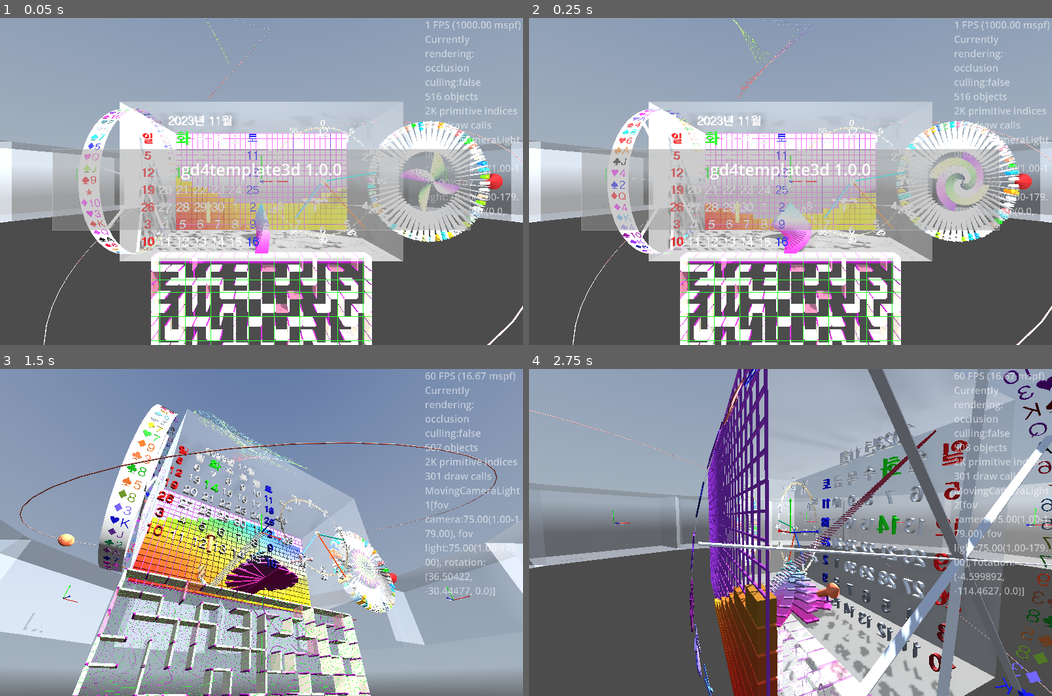
Above: before the commit, frames 1-4 (two rows, left to right).
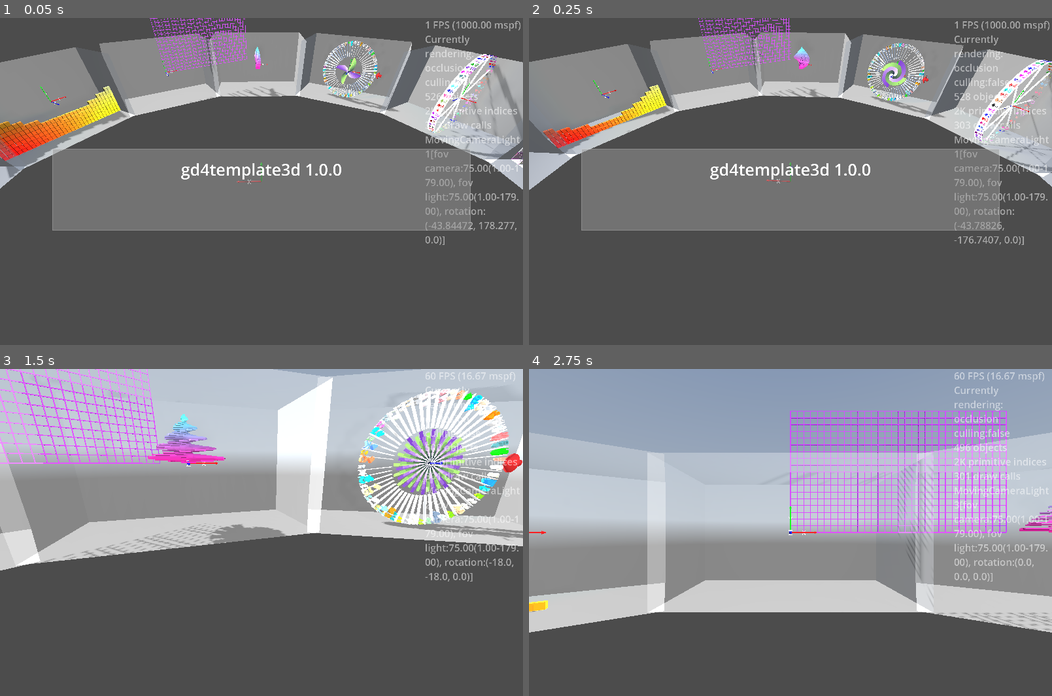
Above: after the commit, the same moments.

Repository: kasworld/gd4template3d
Game: Godot game, scene res://main.tscn
Two runs of this game, one before a commit and one after it. Both use one fixed random seed, a clock stepped at 60 frames per second and the inputs below. A sky picture missing from this copy of the repository is replaced by a grey-blue gradient.
Inputs (mouse positions are in pixels of both pictures, inside the frame that each line leads up to):
- Up to frame 1 (0.05 s): no input
- Up to frame 2 (0.25 s): no input
- Up to frame 3 (1.5 s): tap Enter at 0.5 s; move the mouse to (376, 516) at 0.52 s; hold Right 0.53-1.28 s; tap Q at 0.6 s; click (376, 516) at 0.67 s; move the mouse to (156, 548) at 1.27 s; hold Down from 1.28 s (still down); tap E at 1.35 s
- Up to frame 4 (2.75 s): move the mouse to (842, 460) at 2.02 s; release Down at 2.03 s; hold Right from 2.03 s (still down); tap Enter at 2.1 s

The runs differ from the first frame. In frame 1, 71% of the frame differs, in the area x 0-100%, y 0-100%; in frame 2, 72%; in frame 3, 97%; in frame 4, 64%.

Commit message:
데모 진열장 원형배치 완료

Diff:
--- a/main.gd
+++ b/main.gd
@@ -11,10 +11,10 @@
 	var diff :float = [PI/2,-PI/2].pick_random()
 	main_animation.start_rotate_subfield("ani_rot", nd, axis , nd.rotation[axis], nd.rotation[axis] + diff, ani_dur)
 func start_all_animation() -> void:
-	start_rotate_animation($Arrow3D,
+	start_rotate_animation(arrow3d,
 		[Vector3.Axis.AXIS_X, Vector3.Axis.AXIS_Y, Vector3.Axis.AXIS_Z].pick_random(),
 		AnimationDuration)
-	start_rotate_animation($ValveHandle, Vector3.Axis.AXIS_Y, AnimationDuration)
+	start_rotate_animation(valvehandle, Vector3.Axis.AXIS_Y, AnimationDuration)
 
 
 func timed_message_init() -> void:
@@ -68,26 +68,38 @@
 	$OmniLight3D.omni_range = WorldSize.length()*2
 	$MovingCameraLightHober.set_center_pos_far( Vector3.ZERO, Vector3(0, 0, WorldSize.z), WorldSize.length()*3)
 	$MovingCameraLightAround.set_center_pos_far( Vector3.ZERO, Vector3(0, 0, WorldSize.z), WorldSize.length()*3)
-	$GlassCabinet.init(WorldSize)
+	$AxisArrow3D.set_colors().set_size(WorldSize.length()/10)
 
 	glass_cabinet_demo()
-	bartree_demo(Vector3(0, -WorldSize.y/2, 0 ))
-	wirenet_demo(Vector3(-WorldSize.x/2, -WorldSize.y/2, -WorldSize.z/2))
-	wavegauge_demo(Vector3(0, 0 , -WorldSize.z/2))
-	clock_demo(Vector3(WorldSize.x/4,0,WorldSize.z/4 ))
-	calendar_demo(Vector3(-WorldSize.x/4,0,WorldSize.z/4 ))
-	orbit_demo(Vector3.ZERO)
-	line2d_demo(Vector3(0,WorldSize.y,0))
-	valvehandle_demo(Vector3(WorldSize.x/4, -WorldSize.y/4, 0))
-	arrow3d_demo(Vector3(-WorldSize.x/4, -WorldSize.y/4, 0))
-	meshtrail_demo(Vector3.ZERO)
-	maze3d_demo( Vector3(0, -WorldSize.y ,0) )
-	reel_demo(Vector3( -WorldSize.x/2*1.1 , 0, 0))
-	wheel_demo(Vector3( WorldSize.x/2+WorldSize.y/2 , 0,0))
-
-	$GlassCabinet.get_camera_light().make_current()
+	bartree_demo($GlassCabinetContainer.get_child(0))
+	wirenet_demo($GlassCabinetContainer.get_child(1))
+	wavegauge_demo($GlassCabinetContainer.get_child(2))
+	clock_demo($GlassCabinetContainer.get_child(3))
+	calendar_demo($GlassCabinetContainer.get_child(4))
+	orbit_demo($GlassCabinetContainer.get_child(5))
+	line2d_demo($GlassCabinetContainer.get_child(6))
+	valvehandle_demo($GlassCabinetContainer.get_child(7))
+	arrow3d_demo($GlassCabinetContainer.get_child(7))
+	meshtrail_demo($GlassCabinetContainer.get_child(8))
+	maze3d_demo($GlassCabinetContainer.get_child(9))
+	reel_demo($GlassCabinetContainer.get_child(10))
+	wheel_demo($GlassCabinetContainer.get_child(11))
+
+	$MovingCameraLightAround.make_current()
 	main_animation.animation_ended.connect(main_animation_ended)
 	start_all_animation()
+
+func glass_cabinet_demo() -> void:
+	for deg :float in range(0,360,30):
+		var rad := deg_to_rad(deg)
+		var radius := WorldSize.length()*1.6
+		var pos := Vector3(sin(rad)*radius, 0, cos(rad)*radius)
+		var gc :GlassCabinet = preload("res://glass_cabinet/glass_cabinet.tscn").instantiate(
+			).init(WorldSize - Vector3(1,1,1) )
+		$GlassCabinetContainer.add_child(gc)
+		gc.position = pos
+		gc.look_at(Vector3.ZERO, Vector3.UP, true)
+
 
 var colorlist_dark :Array = NamedColorList.filter_to_colorlist(NamedColorList.make_dark_color_list())
 var colorlist_light :Array = NamedColorList.filter_to_colorlist(NamedColorList.make_light_color_list())
@@ -98,16 +110,17 @@
 		rtn.append( [ colist[i%colist.size()], cdlist[i] ] )
 	return rtn
 
-
-func wheel_demo(base_pos :Vector3 = Vector3.ZERO) -> void:
+var roulette :Roulette
+func wheel_demo(glasscabinet :GlassCabinet) -> void:
 	var color_text_into_list := make_color_text_info_list(
 		colorlist_light, cardlist,
 	).duplicate()
 	color_text_into_list.shuffle()
-	$Roulette.init(0, WorldSize.y/2, WorldSize.z/20, color_text_into_list )
-	$Roulette.색설정하기(make_random_color(), make_random_color(), make_random_color() )
-	$Roulette.rotation_stopped.connect(wheel결과가결정됨)
-	$Roulette.position = base_pos
+	roulette = preload("res://roulette/roulette.tscn").instantiate(
+		).init(0, WorldSize.y/2, WorldSize.z/20, color_text_into_list )
+	roulette.색설정하기(make_random_color(), make_random_color(), make_random_color() )
+	roulette.rotation_stopped.connect(wheel결과가결정됨)
+	glasscabinet.add_child(roulette)
 	wheel돌리기()
 func make_random_color() -> Color:
 	return NamedColorList.color_list.pick_random()[0]
@@ -115,92 +128,83 @@
 	var rot = randfn(2*PI, PI/2)
 	if randi_range(0,1) == 0:
 		rot = -rot
-	$Roulette.돌리기시작.call_deferred(rot)
+	roulette.돌리기시작.call_deferred(rot)
 func wheel결과가결정됨(rl :Roulette) -> void:
 	$"왼쪽패널/LabelWheel".text = rl.선택된cell얻기().글내용얻기()
 	$TimerWheel.start()
 func _on_timer_wheel_timeout() -> void:
 	wheel돌리기()
 
-
-func reel_demo(base_pos :Vector3 = Vector3.ZERO) -> void:
+var slotreel :SlotReel
+func reel_demo(glasscabinet :GlassCabinet) -> void:
 	var symbol크기 := Vector2(WorldSize.x/15 ,WorldSize.y/15)
 	var color_text_into_list := make_color_text_info_list(colorlist_dark, cardlist).duplicate()
 	color_text_into_list.shuffle()
-	$SlotReel.init(0, symbol크기, color_text_into_list)
-	$SlotReel.rotation_stopped.connect(reel결과가결정됨)
-	$SlotReel.position = base_pos
+	slotreel = preload("res://slot_reel/slot_reel.tscn").instantiate(
+		).init(0, symbol크기, color_text_into_list)
+	slotreel.rotation_stopped.connect(reel결과가결정됨)
+	glasscabinet.add_child(slotreel)
 	reel돌리기()
 func reel돌리기() -> void:
 	var rot = randfn(2*PI, PI/2)
 	if randi_range(0,1) == 0:
 		rot = -rot
-	$SlotReel.돌리기시작(rot)
+	slotreel.돌리기시작(rot)
 func reel결과가결정됨( rl :SlotReel) -> void:
 	$"왼쪽패널/LabelReel".text = rl.선택된symbol얻기().글내용얻기()
 	$TimerReel.start()
 func _on_timer_reel_timeout() -> void:
 	reel돌리기()
 
-
+var wavegauge :WaveGauge
 var grid_size := Vector2i(16,9)*2
-func wavegauge_demo(base_pos :Vector3 = Vector3.ZERO) -> void:
-	$WaveGauge.init(Vector3(WorldSize.x,WorldSize.y,WorldSize.z/20), Vector3i(grid_size.x,grid_size.y,1), WaveGauge.color_list, 0.1, 1.0 )
-	$WaveGauge.position = base_pos
-
-func wirenet_demo(base_pos :Vector3 = Vector3.ZERO) -> void:
-	$WireNet.init_wire_net(Vector2(WorldSize.x,WorldSize.y), Vector2i(grid_size.x+1,grid_size.y+1), WorldSize.x/grid_size.x/10, random_color())
-	$WireNet.position = base_pos
-
-func glass_cabinet_demo() -> void:
-	#for x in range(-1,2):
-		#for y in range(-1,2):
-			#var gc :GlassCabinet = preload("res://glass_cabinet/glass_cabinet.tscn").instantiate(
-				#).init(WorldSize - Vector3(1,1,1) )
-			#add_child(gc)
-			#gc.position = Vector3(WorldSize.x*x , WorldSize.y*y, 0)
-	for deg :float in range(0,360,30):
-		var rad := deg_to_rad(deg)
-		var radius := WorldSize.length()*1.6
-		var pos := Vector3(sin(rad)*radius, 0, cos(rad)*radius)
-		var gc :GlassCabinet = preload("res://glass_cabinet/glass_cabinet.tscn").instantiate(
-			).init(WorldSize - Vector3(1,1,1) )
-		add_child(gc)
-		gc.position = pos
-		gc.look_at(Vector3.ZERO, Vector3.UP, true)
-
-
-func maze3d_demo(base_pos :Vector3 = Vector3.ZERO) -> void:
+func wavegauge_demo(glasscabinet :GlassCabinet) -> void:
+	wavegauge = preload("res://wave_gauge/wave_gauge.tscn").instantiate(
+		).init(Vector3(WorldSize.x,WorldSize.y,WorldSize.z/20), Vector3i(grid_size.x,grid_size.y,1), WaveGauge.color_list, 0.1, 1.0 )
+	glasscabinet.add_child(wavegauge)
+
+var wirenet :MultiMeshShape
+func wirenet_demo(glasscabinet :GlassCabinet) -> void:
+	wirenet = preload("res://multi_mesh_shape/multi_mesh_shape.tscn").instantiate(
+		).init_wire_net(Vector2(WorldSize.x,WorldSize.y), Vector2i(grid_size.x+1,grid_size.y+1), WorldSize.x/grid_size.x/10, random_color())
+	#$WireNet.position = base_pos
+	glasscabinet.add_child(wirenet)
+
+var maze3d :Maze3D
+func maze3d_demo(glasscabinet :GlassCabinet) -> void:
 	var ms := Maze3DSetting.new_default()
 	ms.MazeSize = Vector2i(16,9)
 	ms.LaneW = WorldSize.x/ms.MazeSize.x
 	ms.StoryH = ms.LaneW
 	ms.WallThick = ms.LaneW *0.1
 	ms.MakeSubWallRate = 0.1
-	$Maze3D.init_with_color( ms, Callable(), random_color(), random_color(), random_color() )
-	$Maze3D.position = base_pos + Vector3(0,-ms.LaneW,0)
-	$Maze3D.rotation.x = PI/2
-
-
+	maze3d = preload("res://maze_3d/maze_3d.tscn").instantiate(
+		).init_with_color( ms, Callable(), random_color(), random_color(), random_color() )
+	maze3d.rotation.x = PI/2
+	glasscabinet.add_child(maze3d)
+
+var meshtrail :MeshTrail
 var bound_aabb :AABB
 var trailmesh_radius := WorldSize.length()/100
-func meshtrail_demo(base_pos :Vector3 = Vector3.ZERO) -> void:
-	bound_aabb = AABB( base_pos -WorldSize/2, WorldSize)
+func meshtrail_demo(glasscabinet :GlassCabinet) -> void:
+	bound_aabb = AABB( -WorldSize/2, WorldSize)
 	var count := 100
 	var startpos := bound_aabb.get_center()
 	var mesh := BoxMesh.new()
 	mesh.size = Vector3(trailmesh_radius*3, trailmesh_radius /5, trailmesh_radius/5)
-	$MeshTrail.init_with_alpha(mesh, count,  1.0 , startpos,
+	meshtrail = preload("res://mesh_trail/mesh_trail.tscn").instantiate(
+		).init_with_alpha(mesh, count,  1.0 , startpos,
 		).set_speed(trailmesh_radius*20,trailmesh_radius*40)
+	glasscabinet.add_child(meshtrail)
 	match randi_range(0,3):
 		0:
-			$MeshTrail.set_ColorChange_OnBounce()
+			meshtrail.set_ColorChange_OnBounce()
 		1:
-			$MeshTrail.set_ColorChange_MeshGradient()
+			meshtrail.set_ColorChange_MeshGradient()
 		2:
-			$MeshTrail.set_ColorChange_ByPosition(bound_aabb)
+			meshtrail.set_ColorChange_ByPosition(bound_aabb)
 		3:
-			$MeshTrail.set_ColorChange_ByPositionFn(get_color_ByPosition)
+			meshtrail.set_ColorChange_ByPositionFn(get_color_ByPosition)
 func get_color_ByPosition(pos :Vector3) -> Color:
 	var co :Color
 	for i in 3:
@@ -210,32 +214,43 @@
 func bounce_fn(_oldpos:Vector3, pos :Vector3, radius :float) -> Dictionary:
 	return Bounce.v3f(pos, bound_aabb, radius)
 
-
-func arrow3d_demo(base_pos :Vector3 = Vector3.ZERO) -> void:
-	$Arrow3D.set_color(random_color()).set_size( WorldSize.x/10, WorldSize.x/100, WorldSize.x/50)
-	$Arrow3D.position = base_pos
-
-func valvehandle_demo(base_pos :Vector3 = Vector3.ZERO) -> void:
-	$ValveHandle.init(WorldSize.x/20,WorldSize.x/20,4, random_color())
-	$ValveHandle.position = base_pos
-
-func line2d_demo(base_pos :Vector3 = Vector3.ZERO) -> void:
+var arrow3d :Arrow3D
+func arrow3d_demo(glasscabinet :GlassCabinet) -> void:
+	arrow3d = preload("res://arrow3d/arrow_3d.tscn").instantiate(
+		).set_color(random_color()).set_size( WorldSize.x/10, WorldSize.x/100, WorldSize.x/50)
+	#$Arrow3D.position = base_pos
+	glasscabinet.add_child(arrow3d)
+
+var valvehandle :ValveHandle
+func valvehandle_demo(glasscabinet :GlassCabinet) -> void:
+	valvehandle = preload("res://valve_handle/valve_handle.tscn").instantiate(
+		).init(WorldSize.x/20,WorldSize.x/20,4, random_color())
+	#valvehandle.position = base_pos
+	glasscabinet.add_child(valvehandle)
+
+func line2d_demo(glasscabinet :GlassCabinet) -> void:
 	var size_pixel := Vector2i(2048,2048)
-	$MoveLine2DSubViewport/MoveLine2D.init_with_random(300, 4, 1, size_pixel)
-	$MoveLine2DSubViewport/MoveLine2D.start()
-	$MoveLine2DSubViewport.size = size_pixel
-	$MoveLine2DSubViewport.render_target_update_mode = SubViewport.UPDATE_ALWAYS
-	$MoveLine2DSubViewport.render_target_clear_mode = SubViewport.CLEAR_MODE_ALWAYS
-	$MoveLine2DSubViewport.transparent_bg = true
-	$MoveLine2DMeshInstance3D.mesh = PlaneMesh.new()
-	$MoveLine2DMeshInstance3D.mesh.size = Vector2(WorldSize.x, WorldSize.y)
-	$MoveLine2DMeshInstance3D.mesh.orientation = PlaneMesh.FACE_Z
-	$MoveLine2DMeshInstance3D.position = base_pos
-	$MoveLine2DMeshInstance3D.material_override = StandardMaterial3D.new()
-	$MoveLine2DMeshInstance3D.material_override.transparency = StandardMaterial3D.TRANSPARENCY_ALPHA
-	$MoveLine2DMeshInstance3D.material_override.albedo_texture = $MoveLine2DSubViewport.get_texture()
-
-func orbit_demo(base_pos :Vector3 = Vector3.ZERO) -> void:
+	var ml2d = preload("res://move_line2d/move_line_2d.tscn").instantiate()
+	ml2d.init_with_random(300, 4, 1, size_pixel)
+	ml2d.start()
+	var svp = SubViewport.new()
+	svp.add_child(ml2d)
+	svp.size = size_pixel
+	svp.render_target_update_mode = SubViewport.UPDATE_ALWAYS
+	svp.render_target_clear_mode = SubViewport.CLEAR_MODE_ALWAYS
+	svp.transparent_bg = true
+	var ml2dmi = MeshInstance3D.new()
+	ml2dmi.mesh = PlaneMesh.new()
+	ml2dmi.mesh.size = Vector2(WorldSize.x, WorldSize.y)
+	ml2dmi.mesh.orientation = PlaneMesh.FACE_Z
+	ml2dmi.material_override = StandardMaterial3D.new()
+	ml2dmi.material_override.transparency = StandardMaterial3D.TRANSPARENCY_ALPHA
+	ml2dmi.material_override.albedo_texture = svp.get_texture()
+	glasscabinet.add_child(svp)
+	glasscabinet.add_child(ml2dmi)
+
+var orbitsphere :OrbitSphere
+func orbit_demo(glasscabinet :GlassCabinet) -> void:
 	var diagonal_length := WorldSize.length()/2
 	var a120 := PI*2/3
 	var a30 := PI/6
@@ -244,28 +259,34 @@
 	mat1.albedo_color = random_color()
 	var mat2 := StandardMaterial3D.new()
 	mat2.albedo_color = random_color()
-	$OrbitSphere.궤도설정(diagonal_length*1.3, diagonal_length/200, axis1, a120*2).구설정(WorldSize.x/40, WorldSize.x/50, Vector3.UP).구재질설정(mat2).궤도재질설정(mat1)
-	$OrbitSphere.position = base_pos
-
-func calendar_demo(base_pos :Vector3 = Vector3.ZERO) -> void:
-	$Calendar3d.init(WorldSize.x/2, WorldSize.y, WorldSize.z/10, WorldSize.y/2.0/6 , false )
-	$Calendar3d.rotate_y(PI/2)
-	$Calendar3d.rotate_x(PI/2)
-	$Calendar3d.position = base_pos
-
-func clock_demo(base_pos :Vector3 = Vector3.ZERO) -> void:
-	$AnalogClock3d.init(WorldSize.x/4, WorldSize.z/10, WorldSize.y/2.0/7 ,9.0, false )
-	$AnalogClock3d.rotate_y(PI/2)
-	$AnalogClock3d.rotate_x(PI/2)
-	$AnalogClock3d.position = base_pos
-
-
-func bartree_demo(base_pos :Vector3 = Vector3.ZERO) -> void:
+	orbitsphere = preload("res://orbit_sphere/orbit_sphere.tscn").instantiate(
+		).궤도설정(diagonal_length, diagonal_length/200, axis1, a120*2).구설정(WorldSize.x/40, WorldSize.x/50, Vector3.UP).구재질설정(mat2).궤도재질설정(mat1)
+	glasscabinet.add_child(orbitsphere)
+
+var calendar :Calendar3D
+func calendar_demo(glasscabinet :GlassCabinet) -> void:
+	calendar = preload("res://calendar3d/calendar_3d.tscn").instantiate(
+		).init(WorldSize.x/2, WorldSize.y, WorldSize.z/10, WorldSize.y/2.0/6 , false )
+	calendar.rotate_y(PI/2)
+	calendar.rotate_x(PI/2)
+	glasscabinet.add_child(calendar)
+
+var clock :AnalogClock3D
+func clock_demo(glasscabinet :GlassCabinet) -> void:
+	clock = preload("res://analogclock3d/analog_clock_3d.tscn").instantiate(
+		).init(WorldSize.x/4, WorldSize.z/10, WorldSize.y/2.0/7 ,9.0, false )
+	clock.rotate_y(PI/2)
+	clock.rotate_x(PI/2)
+	glasscabinet.add_child(clock)
+
+var bartree :BarTree2
+func bartree_demo(glasscabinet :GlassCabinet) -> void:
 	var tree_size := Vector3(WorldSize.x/3, WorldSize.y/3, WorldSize.x/3 * randf_range(0.5 , 2.0)/10)
 	var bar_count := randf_range(5,200)
-	$BarTree2.init_bartree_with_color(random_color(), random_color(),bar_count
+	bartree = preload("res://bar_tree_2/bar_tree_2.tscn").instantiate(
+		).init_bartree_with_color(random_color(), random_color(),bar_count
 		).init_bartree_transform(tree_size, 0)
-	$BarTree2.position = base_pos
+	glasscabinet.add_child(bartree)
 func random_color()->Color:
 	return NamedColorList.color_list.pick_random()[0]
 
@@ -273,12 +294,12 @@
 func _process(delta: float) -> void:
 	var now := Time.get_unix_time_from_system()
 	label_demo()
-	$WaveGauge.animate_wave(now)
-	$Roulette.장식돌리기()
-	$Roulette.선택된cell강조상태켜기()
-	$BarTree2.rotate_tree_bar_y(delta*10)
-	$OrbitSphere.animate_rotate(now, delta)
-	$MeshTrail.move_trail(delta, bounce_fn, trailmesh_radius, 4*PI,)
+	wavegauge.animate_wave(now)
+	roulette.장식돌리기()
+	roulette.선택된cell강조상태켜기()
+	bartree.rotate_tree_bar_y(delta*10)
+	orbitsphere.animate_rotate(now, delta)
+	meshtrail.move_trail(delta, bounce_fn, trailmesh_radius, 4*PI,)
 
 	main_animation.handle_animation()
 	var t := now /2.3
--- a/main.tscn
+++ b/main.tscn
@@ -1,23 +1,10 @@
-[gd_scene load_steps=25 format=3 uid="uid://c6maulcewyhy5"]
+[gd_scene load_steps=9 format=3 uid="uid://c6maulcewyhy5"]
 
 [ext_resource type="Script" uid="uid://bgj25qi5j8dgh" path="res://main.gd" id="1_ig7tw"]
 [ext_resource type="Environment" uid="uid://dq6rkclkoup3n" path="res://skymap/skymap.tres" id="3_h2yge"]
-[ext_resource type="PackedScene" uid="uid://bdycgvb1g25w" path="res://maze_3d/maze_3d.tscn" id="5_7mycd"]
+[ext_resource type="PackedScene" uid="uid://dl14flc0fkeyt" path="res://axis_arrow3d/axis_arrow_3d.tscn" id="5_7mycd"]
 [ext_resource type="PackedScene" uid="uid://c6cct2gj2a3im" path="res://timed_message/timed_message.tscn" id="5_lquwl"]
-[ext_resource type="PackedScene" uid="uid://c8npqlgeyy3xa" path="res://arrow3d/arrow_3d.tscn" id="6_7mycd"]
-[ext_resource type="PackedScene" uid="uid://d4kkhfcvaexg1" path="res://valve_handle/valve_handle.tscn" id="7_272bh"]
 [ext_resource type="PackedScene" uid="uid://ces3a6yv0c5fi" path="res://moving_carmera_light/moving_camera_light.tscn" id="8_5vw27"]
-[ext_resource type="PackedScene" uid="uid://dr21303f5q2mm" path="res://wave_gauge/wave_gauge.tscn" id="9_kek77"]
-[ext_resource type="PackedScene" uid="uid://sjnpttkqk1qs" path="res://roulette/roulette.tscn" id="10_4c57u"]
-[ext_resource type="PackedScene" uid="uid://bgvg5u80d01y8" path="res://slot_reel/slot_reel.tscn" id="11_efxa6"]
-[ext_resource type="PackedScene" uid="uid://cy34xu36jq84y" path="res://mesh_trail/mesh_trail.tscn" id="12_dg77c"]
-[ext_resource type="PackedScene" uid="uid://c5ifq7nknxri4" path="res://orbit_sphere/orbit_sphere.tscn" id="13_ycdy4"]
-[ext_resource type="PackedScene" uid="uid://b7xxw75asvp0w" path="res://calendar3d/calendar_3d.tscn" id="14_w48qg"]
-[ext_resource type="PackedScene" uid="uid://jmb1btvtwi1m" path="res://analogclock3d/analog_clock_3d.tscn" id="15_vivmo"]
-[ext_resource type="PackedScene" uid="uid://cfnbpemvoy1i6" path="res://multi_mesh_shape/multi_mesh_shape.tscn" id="16_2cqfq"]
-[ext_resource type="PackedScene" uid="uid://btkkwpk54jqc" path="res://bar_tree_2/bar_tree_2.tscn" id="17_yaehf"]
-[ext_resource type="PackedScene" uid="uid://da370dapcfjwm" path="res://move_line2d/move_line_2d.tscn" id="18_074og"]
-[ext_resource type="PackedScene" uid="uid://clnf86bglf40d" path="res://glass_cabinet/glass_cabinet.tscn" id="18_cegan"]
 
 [sub_resource type="Theme" id="Theme_h2yge"]
 default_font_size = 48
@@ -27,15 +14,6 @@
 [sub_resource type="Theme" id="Theme_7mycd"]
 resource_local_to_scene = true
 default_font = SubResource("SystemFont_bejao")
-
-[sub_resource type="MultiMesh" id="MultiMesh_ycdy4"]
-resource_local_to_scene = true
-
-[sub_resource type="MultiMesh" id="MultiMesh_yaehf"]
-resource_local_to_scene = true
-
-[sub_resource type="MultiMesh" id="MultiMesh_074og"]
-resource_local_to_scene = true
 
 [node name="Main" type="Node3D"]
 script = ExtResource("1_ig7tw")
@@ -92,50 +70,19 @@
 [node name="WorldEnvironment" type="WorldEnvironment" parent="."]
 environment = ExtResource("3_h2yge")
 
-[node name="Maze3D" parent="." instance=ExtResource("5_7mycd")]
-
-[node name="Arrow3D" parent="." instance=ExtResource("6_7mycd")]
-
-[node name="ValveHandle" parent="." instance=ExtResource("7_272bh")]
-
-[node name="GlassCabinet" parent="." instance=ExtResource("18_cegan")]
-
 [node name="MovingCameraLightHober" parent="." instance=ExtResource("8_5vw27")]
 
 [node name="MovingCameraLightAround" parent="." instance=ExtResource("8_5vw27")]
 
-[node name="WaveGauge" parent="." instance=ExtResource("9_kek77")]
-
-[node name="Roulette" parent="." instance=ExtResource("10_4c57u")]
-
 [node name="TimerWheel" type="Timer" parent="."]
 one_shot = true
-
-[node name="SlotReel" parent="." instance=ExtResource("11_efxa6")]
 
 [node name="TimerReel" type="Timer" parent="."]
 one_shot = true
 
-[node name="MeshTrail" parent="." instance=ExtResource("12_dg77c")]
-multimesh = SubResource("MultiMesh_ycdy4")
+[node name="GlassCabinetContainer" type="Node3D" parent="."]
 
-[node name="OrbitSphere" parent="." instance=ExtResource("13_ycdy4")]
-
-[node name="Calendar3d" parent="." instance=ExtResource("14_w48qg")]
-
-[node name="AnalogClock3d" parent="." instance=ExtResource("15_vivmo")]
-
-[node name="WireNet" parent="." instance=ExtResource("16_2cqfq")]
-multimesh = SubResource("MultiMesh_yaehf")
-
-[node name="BarTree2" parent="." instance=ExtResource("17_yaehf")]
-multimesh = SubResource("MultiMesh_074og")
-
-[node name="MoveLine2DSubViewport" type="SubViewport" parent="."]
-
-[node name="MoveLine2D" parent="MoveLine2DSubViewport" instance=ExtResource("18_074og")]
-
-[node name="MoveLine2DMeshInstance3D" type="MeshInstance3D" parent="."]
+[node name="AxisArrow3D" parent="." instance=ExtResource("5_7mycd")]
 
 [connection signal="timeout" from="TimerWheel" to="." method="_on_timer_wheel_timeout"]
 [connection signal="timeout" from="TimerReel" to="." method="_on_timer_reel_timeout"]
